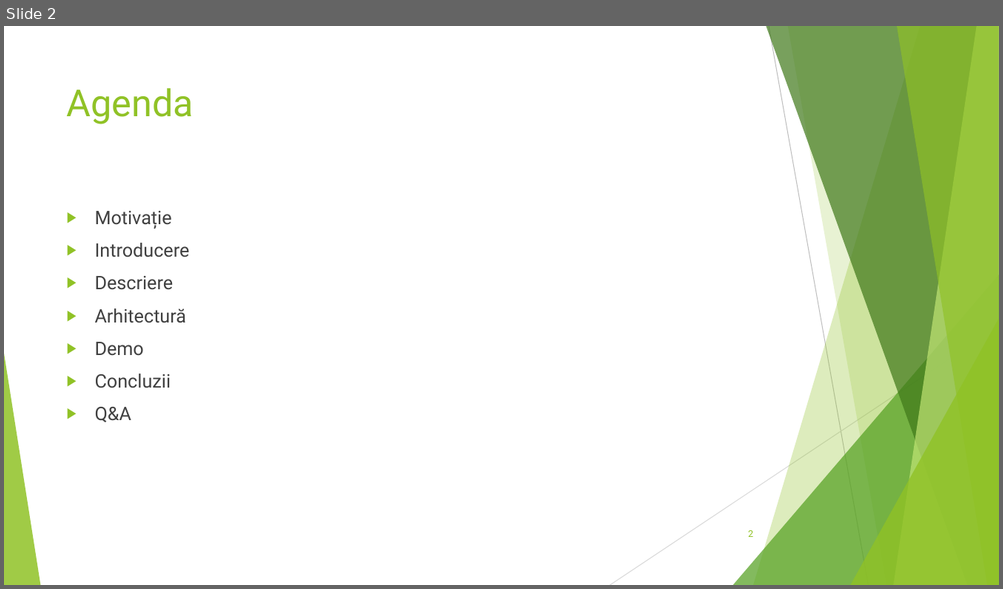
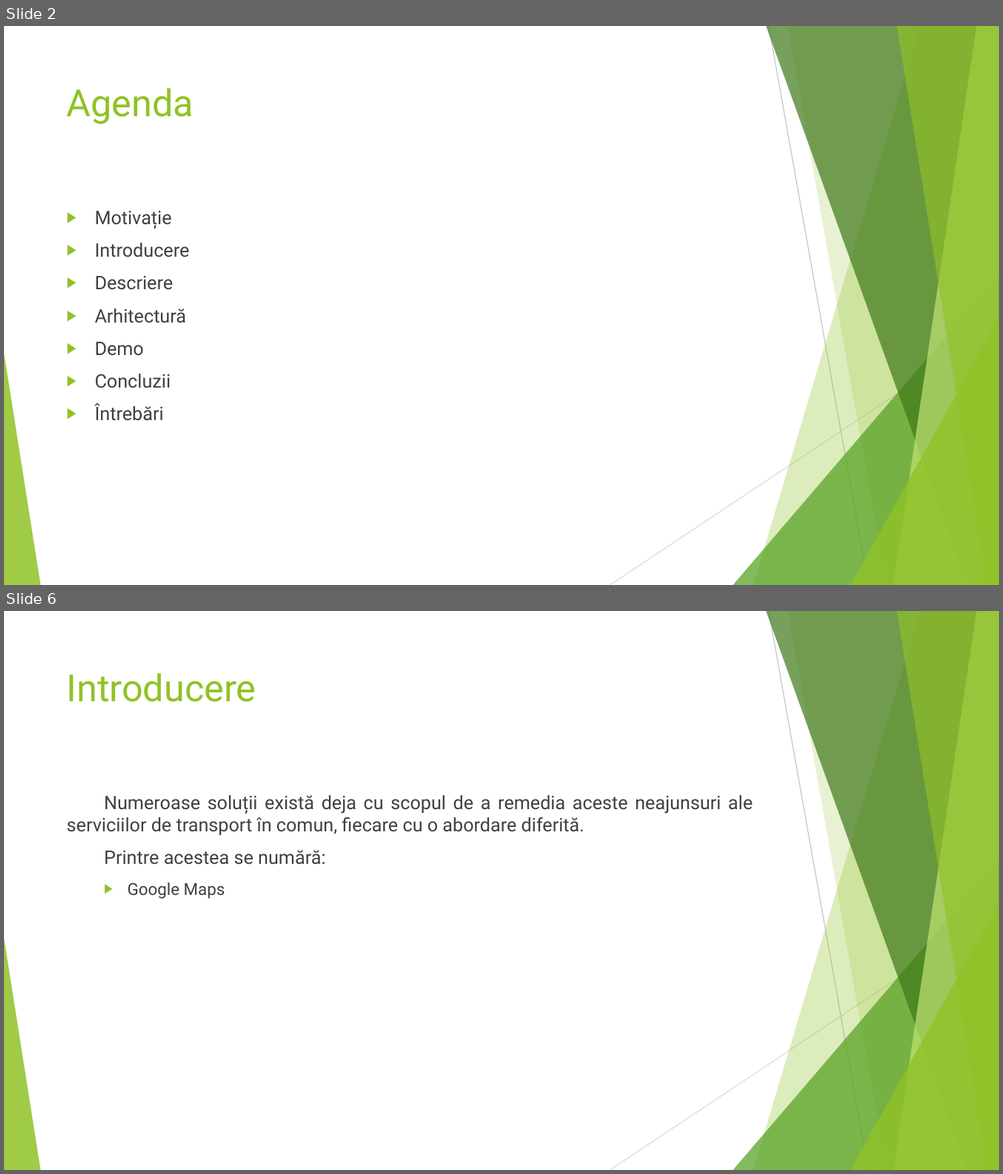
Before and after one commit to AdelinPamant/PublicTransportMonitor, a slide deck: Licenta2020PamintAdelin/PublicTransportMonitor - Prezentare.pptx. Shown one above the other, each under a label of ours: slide 2 before the commit, slides 2 and 6 after it; the slides between them are not shown. The pictures are 1003x589 and 1003x1174 pixels, drawn with LibreOffice and Linux fonts; fonts in the diff are those of the drawing. Boxes give left, top, right and bottom in pixels: in the first picture for what was removed or moved away, otherwise in the second. Text is boxed around its words. In the diff, an @@ line names an element or a change of style, - is before the commit and + after.

```diff
--- a/Licenta2020PamintAdelin/PublicTransportMonitor - Prezentare.pptx
+++ b/Licenta2020PamintAdelin/PublicTransportMonitor - Prezentare.pptx
@@ slide 6 added at <box>4,611,999,1170</box>, background #FFFFFF; not listed: 10 template elements that a slide beside it also shows @@
@@ title added at <box>67,673,256,702</box>, 36 pt, text #90C226 @@
+Introducere
@@ text added at <box>67,795,752,899</box>, 18 pt, text #404040 @@
+Numeroase soluții există deja cu scopul de a remedia aceste neajunsuri ale serviciilor de transport în comun, fiecare cu o abordare diferită.
+Printre acestea se numără:
+  ▶ Google Maps
@@ slide 2 changed as well @@
@@ text at <box>95,404,164,421</box>: text changed @@
-▶ Q&A
+▶ Întrebări
@@ page number removed at <box>748,531,753,537</box> @@
-2
```
Also in this commit, not shown: 3 other slides changed, 22 other slides added, 5 slides removed, 2 other files.
